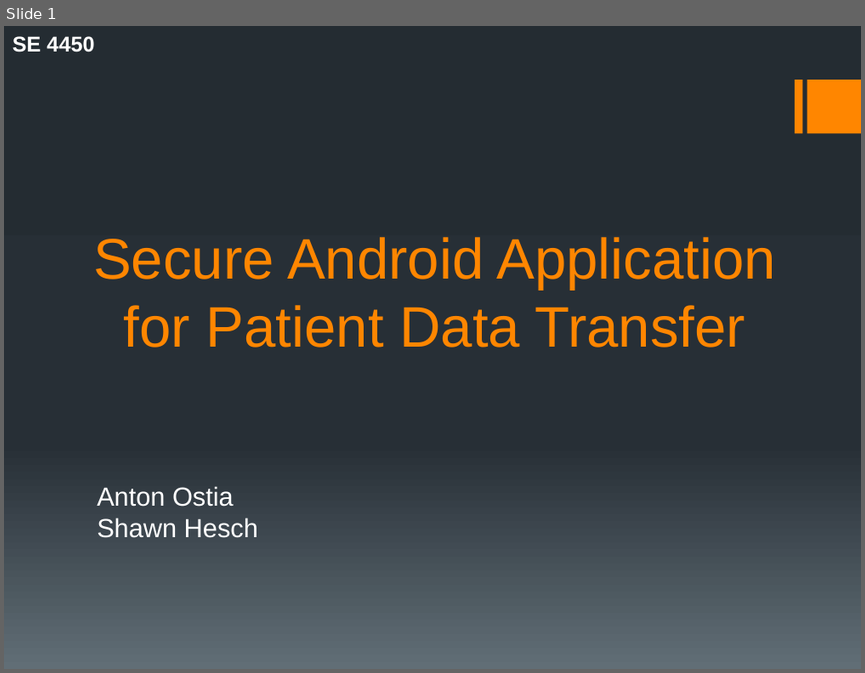
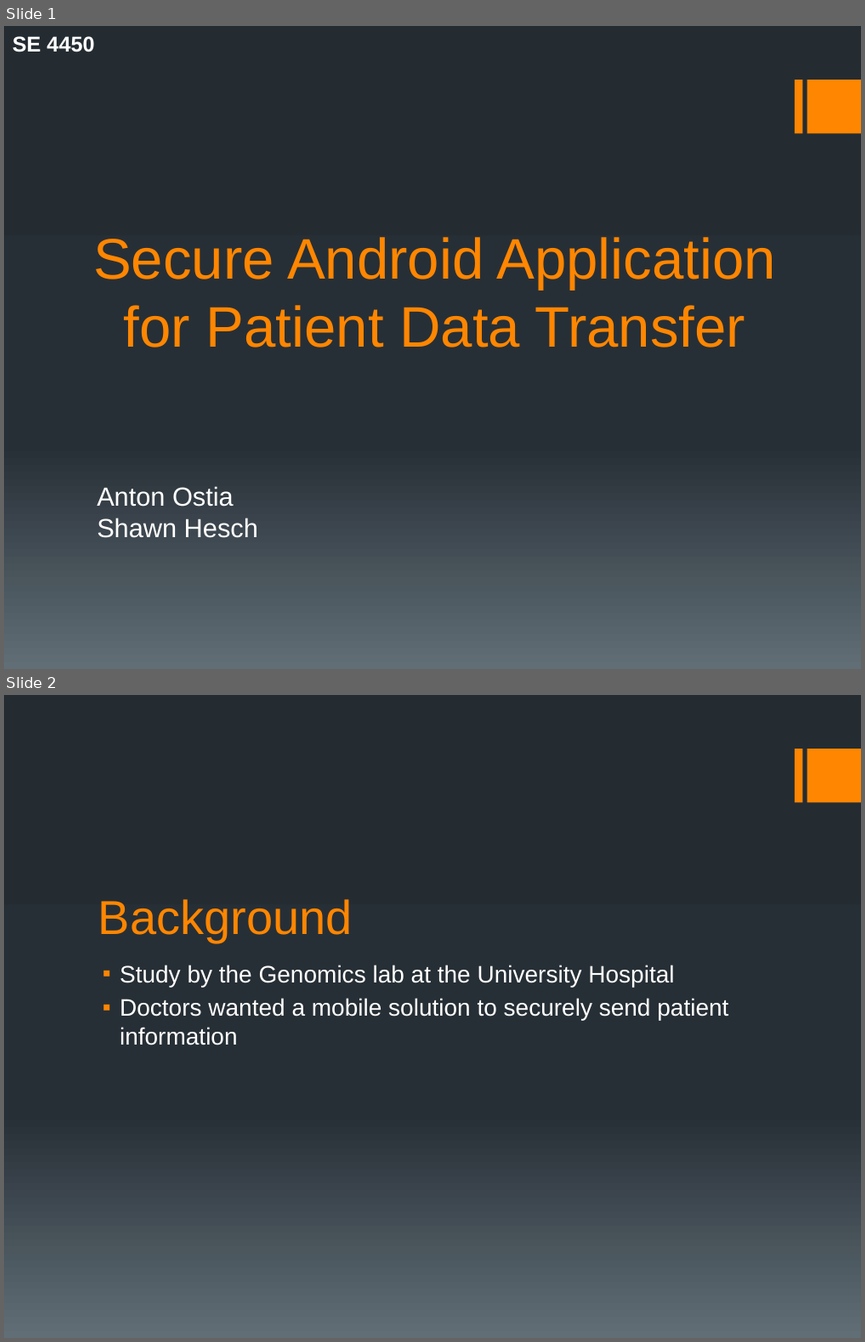
Before and after one commit to ShawnHesch/SAAPI, a slide deck: SAAPI_Walkthrough.pptx. Shown one above the other, each under a label of ours: slide 1 before the commit, slides 1 and 2 after it. The pictures are 865x673 and 865x1342 pixels, drawn with LibreOffice and Linux fonts; fonts in the diff are those of the drawing. Boxes give left, top, right and bottom in pixels: in the first picture for what was removed or moved away, otherwise in the second. Text is boxed around its words. In the diff, an @@ line names an element or a change of style, - is before the commit and + after.

```diff
--- a/SAAPI_Walkthrough.pptx
+++ b/SAAPI_Walkthrough.pptx
@@ slide 2 added at (4,695,861,1338), background gradient #242C33 to #273037 to #636D76; not listed: 2 template elements that a slide beside it also shows @@
@@ title added at (98,899,352,942), 40 pt, text #FF8600 @@
+Background
@@ text added at (120,964,728,1045), 20 pt, text #FFFFFF @@
+▪ Study by the Genomics lab at the University Hospital
+▪ Doctors wanted a mobile solution to securely send patient information
```
Also in this commit, not shown: 11 other slides added, 2 slides removed, 4 other files.
